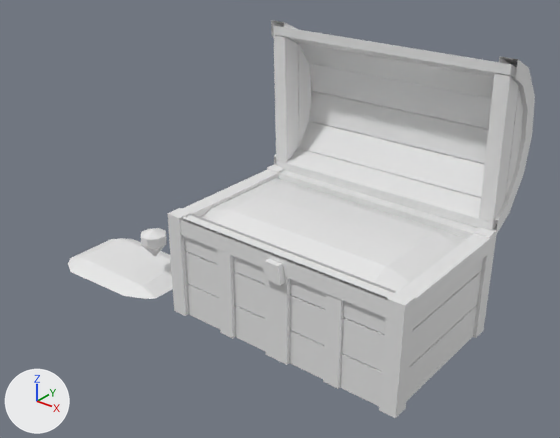
The Blender file Floor Varian 1/1. File/peti.blend, before and after one commit.
Both versions are drawn from a 50 mm lens placed at (7.47, -10.55, 8.38), pointed at (-1.78, 1.0, 1.21). The axes (+X, +Y, +Z) are drawn at lower left. The lights are the same throughout. Materials are left out; every surface is plain grey.

In view in the first picture: 'Cube', 'Plane', 'model_3.001', 'model_3.002', 'model_3.003'.
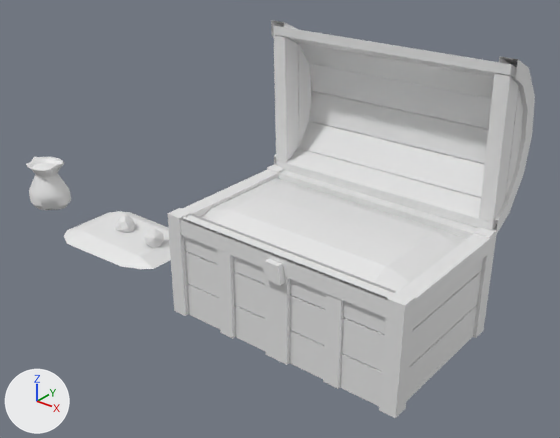
Boxes (x1, y1, x2, y2) around the edits, measured in the pictures (560 x 438 px):
'Plane', moved
    before: (68, 238, 173, 299)
    after: (64, 211, 171, 269)
'Cylinder', added
    after: (26, 157, 71, 210)
'Cube', moved, turned, rescaled
    before: (141, 228, 167, 257)
    after: (144, 228, 164, 248)
'Cube.001', added
    after: (115, 215, 135, 233)
'Cylinder.001', added
    after: (32, 163, 56, 170)

The change, as a list of edits to the scene's bpy script:
```text
Add me_cube_002:
    me_cube_002.from_pydata(...)  # 18 vertices, 24 faces; spans x -1.0..1.0, y -1.0..1.0, z -1.08..1.46
Add me_cylinder_001:
    me_cylinder_001.from_pydata(...)  # 17 vertices, 16 faces; spans x -0.697..0.644, y -0.697..0.697, z 1.534..1.677
    me_cylinder_001.polygons.foreach_set('use_smooth', [True] * 16)
Add me_cylinder:
    me_cylinder.from_pydata(...)  # 160 vertices, 145 faces; spans x -0.95..1.03, y -1.0..1.0, z -0.25..1.83
    me_cylinder.polygons.foreach_set('use_smooth', [True] * 145)
Change ob_cube:
    ob_cube.location: (-4.71, 0.03, 0.03) -> (-4.71, 0.03, 0.2)
    ob_cube.rotation_euler: (0.0, 0.0, 0.0) -> (0.311, 1.086, -0.287)  # degrees (0, 0, 0) -> degrees (18, 62, -16)
    ob_cube.scale: (0.288, 0.288, 0.288) -> (0.211, 0.211, 0.211)
Change ob_plane:
    ob_plane.location: (-5.55, 0.0, -0.83) -> (-5.55, 0.0, -0.07)
Add ob_cube_001:
    ob_cube_001 = bpy.data.objects.new('Cube.001', me_cube_002)
    ob_cube_001.location = (-5.79, 0.03, 0.17)
    ob_cube_001.rotation_euler = (-1.096, -0.307, -1.083)  # degrees (-63, -18, -62)
    ob_cube_001.scale = (0.211, 0.211, 0.211)
Add ob_cylinder_001:
    ob_cylinder_001 = bpy.data.objects.new('Cylinder.001', me_cylinder_001)
    ob_cylinder_001.location = (-8.55, 0.0, 0.08)
    ob_cylinder_001.scale = (0.583, 0.473, 0.583)
Add ob_cylinder:
    ob_cylinder = bpy.data.objects.new('Cylinder', me_cylinder)
    ob_cylinder.location = (-8.55, 0.0, 0.12)
    ob_cylinder.scale = (0.583, 0.473, 0.583)
    _m = ob_cylinder.modifiers.new('Solidify', 'SOLIDIFY')
    _m.thickness = 0.05
```
